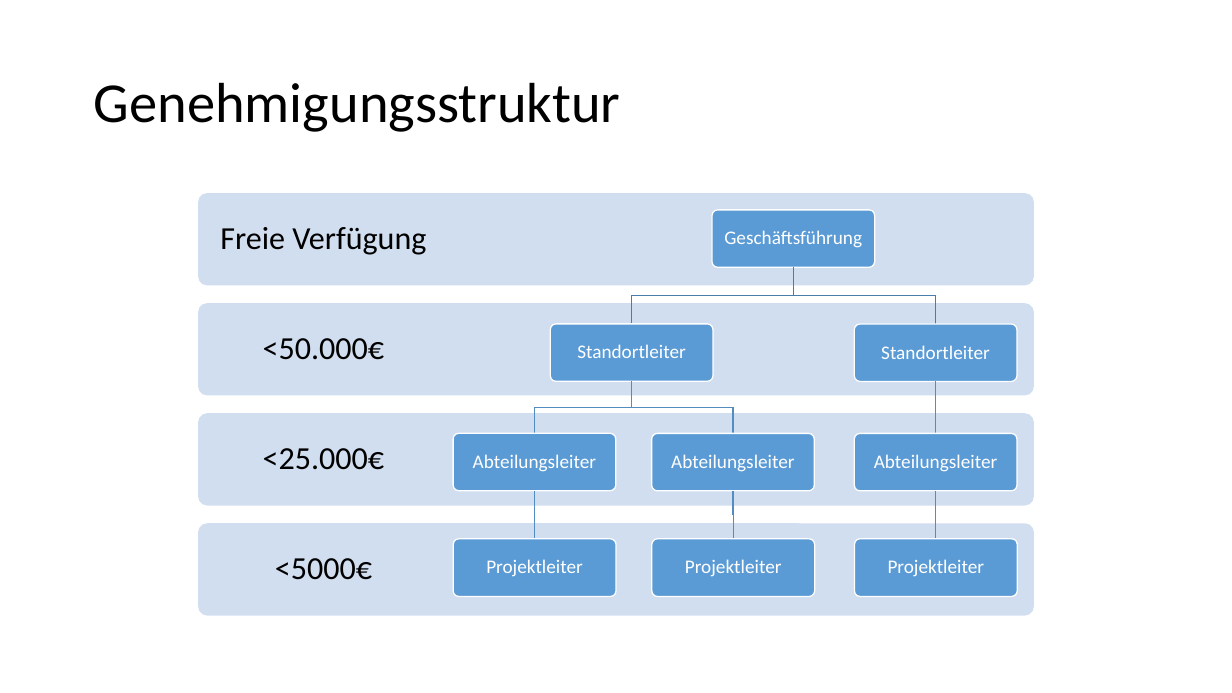
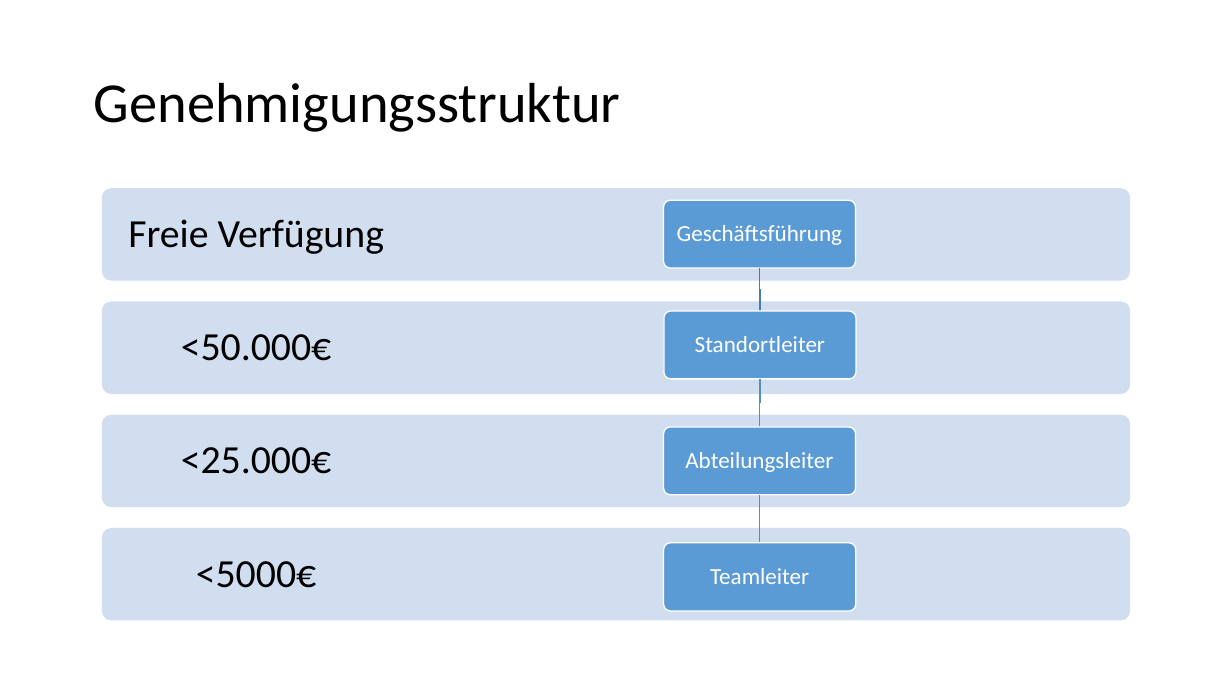
Before and after one commit to Masterarth/PM, a slide deck: slide 9 of documents/projectmanagement/Praesentationen/Vorstellung_Zwischenpräsentation_Final.pptx. Drawn at 1232x693 pixels with LibreOffice and Linux fonts; fonts in the diff are those of the drawing. Boxes give left, top, right and bottom in pixels: in the first picture for what was removed or moved away, otherwise in the second. Text is boxed around its words. In the diff, an @@ line names an element or a change of style, - is before the commit and + after.

Commit message:
Add Changes in PPT

```diff
--- a/documents/projectmanagement/Praesentationen/Vorstellung_Zwischenpräsentation_Final.pptx
+++ b/documents/projectmanagement/Praesentationen/Vorstellung_Zwischenpräsentation_Final.pptx
@@ size 25 to 31 pt; more space between paragraphs in 4 elements at box(181, 334, 332, 361), box(181, 447, 332, 474), box(196, 561, 316, 588), box(128, 219, 384, 254) @@
@@ text "Freie Verfügung": place and size @@
-text "Freie Verfügung" at box(220, 227, 426, 255)
+text "Freie Verfügung" at box(128, 219, 384, 254)
@@ rounded rectangle: place and size @@
-rounded rectangle at box(198, 193, 1034, 286)
+rounded rectangle at box(102, 189, 1130, 281)
@@ rounded rectangle: place and size @@
-rounded rectangle at box(713, 210, 875, 267)
+rounded rectangle at box(664, 201, 856, 268)
@@ text "Geschäftsführung": place and size @@
-text "Geschäftsführung" at box(724, 230, 862, 248)
+text "Geschäftsführung" at box(677, 225, 842, 245)
@@ freeform shape: place and size @@
-freeform shape at box(632, 267, 794, 323)
+freeform shape at box(755, 268, 764, 311)
@@ text "<50.000€": place and size @@
-text "<50.000€" at box(263, 338, 384, 360)
+text "<50.000€" at box(181, 334, 332, 361)
@@ rounded rectangle: place and size @@
-rounded rectangle at box(198, 303, 1034, 396)
+rounded rectangle at box(102, 301, 1130, 394)
@@ rounded rectangle: place and size @@
-rounded rectangle at box(551, 324, 714, 382)
+rounded rectangle at box(665, 311, 857, 379)
@@ size 15 to 18 pt; more space between paragraphs in 3 elements at box(685, 452, 833, 472), box(677, 225, 842, 245), box(695, 336, 825, 352) @@
@@ text "Standortleiter": place and size @@
-text "Standortleiter" at box(577, 344, 686, 358)
+text "Standortleiter" at box(695, 336, 825, 352)
@@ freeform shape: place and size @@
-freeform shape at box(932, 382, 941, 433)
+freeform shape at box(755, 379, 764, 427)
@@ text "<25.000€": place and size @@
-text "<25.000€" at box(263, 448, 384, 470)
+text "<25.000€" at box(181, 447, 332, 474)
@@ rounded rectangle: place and size @@
-rounded rectangle at box(198, 413, 1034, 506)
+rounded rectangle at box(102, 415, 1130, 507)
@@ rounded rectangle: place and size @@
-rounded rectangle at box(652, 433, 814, 491)
+rounded rectangle at box(664, 427, 856, 494)
@@ text "Abteilungsleiter": place and size @@
-text "Abteilungsleiter" at box(671, 454, 794, 472)
+text "Abteilungsleiter" at box(685, 452, 833, 472)
@@ freeform shape: place and size @@
-freeform shape at box(728, 491, 738, 539)
+freeform shape at box(755, 494, 764, 543)
@@ text "<5000€": place and size @@
-text "<5000€" at box(275, 558, 372, 580)
+text "<5000€" at box(196, 561, 316, 588)
@@ rounded rectangle: place and size @@
-rounded rectangle at box(198, 523, 1034, 616)
+rounded rectangle at box(102, 528, 1130, 620)
@@ rounded rectangle: place and size @@
-rounded rectangle at box(652, 539, 814, 597)
+rounded rectangle at box(664, 543, 856, 611)
@@ text added at box(710, 568, 809, 584), 18 pt, text #FFFFFF @@
+Teamleiter
@@ group removed at box(453, 267, 1018, 597): 6 texts, 5 freeform shapes, 5 rounded rectangles @@
-Abteilungsleiter
-Projektleiter
-Projektleiter
-Standortleiter
-Abteilungsleiter
-Projektleiter
```
Also in this commit, not shown: 2 other slides changed, 1 slide added.
